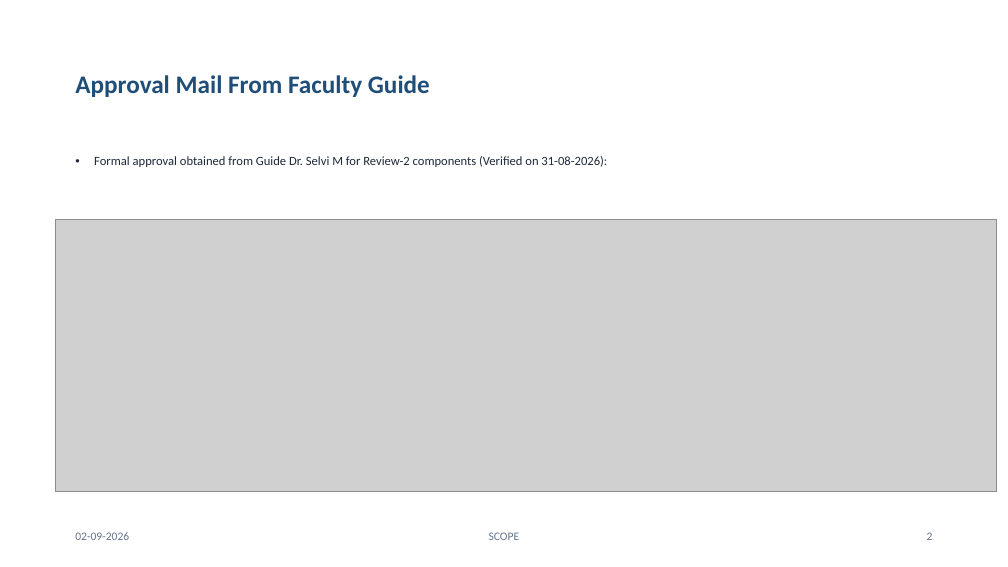
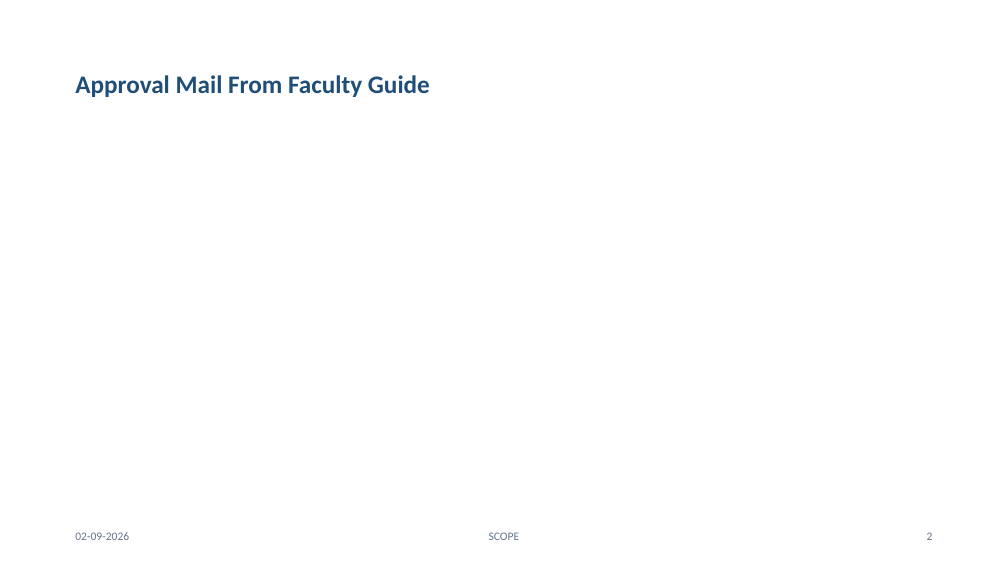
Before and after one commit to ashishanilsikaria/CareChain, a slide deck: slide 2 of docs/reviews/Review 2/CareChain_Review2_Presentation.pptx. Drawn at 1008x567 pixels with LibreOffice and Linux fonts; fonts in the diff are those of the drawing; grey boxes stand for pictures. Boxes give left, top, right and bottom in pixels: in the first picture for what was removed or moved away, otherwise in the second. Text is boxed around its words. In the diff, an @@ line names an element or a change of style, - is before the commit and + after.

```diff
--- a/docs/reviews/Review 2/CareChain_Review2_Presentation.pptx
+++ b/docs/reviews/Review 2/CareChain_Review2_Presentation.pptx
@@ text removed at (94, 156, 607, 167) @@
-• Formal approval obtained from Guide Dr. Selvi M for Review-2 components (Verified on 31-08-2026):
@@ picture removed at (56, 219, 997, 492) @@
```
Also in this commit, not shown: 1 other slide changed, 6 other files.
